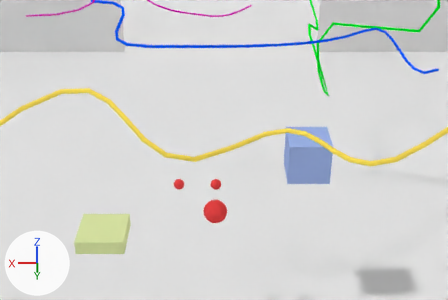
The Blender file vl.vlabs.com.ua/models/vlab.base/vlab.base.blend, before and after one commit.
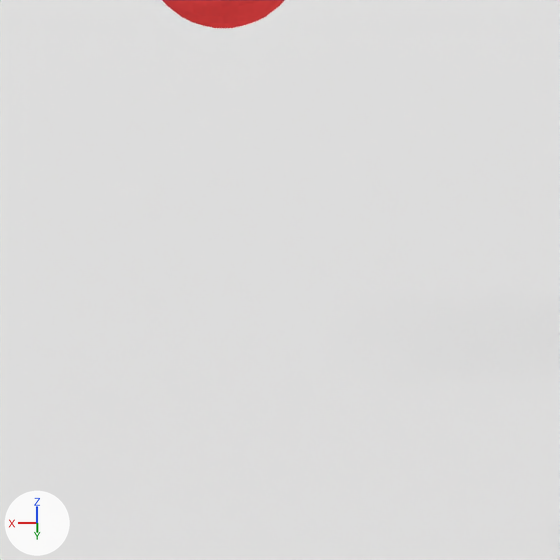
Each version is shown from a camera (50 mm lens) standing at (-0.037, 2.164, 2.335) and looking at (-0.037, 0.133, 1.176), then close up on the part from 41% to 59% of the width and 73% to 100% of the height. Arrows for +X, +Y and +Z are at lower left; the lights stay in place.
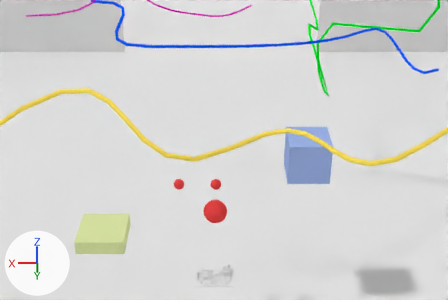
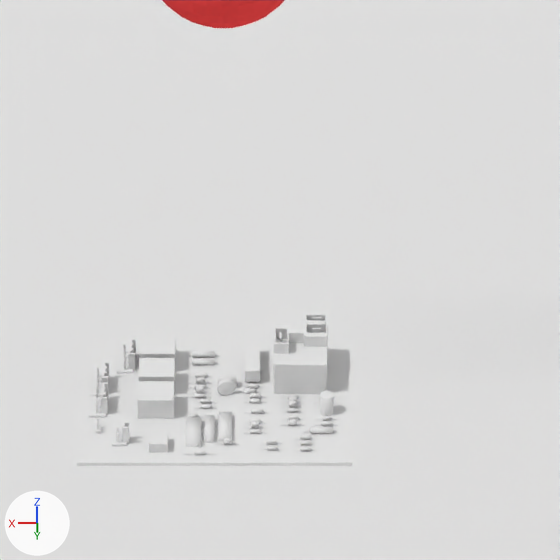
Boxes (x1, y1, x2, y2) around the edits, measured in the close-ups (560 x 560 px):
'controlBoard', added
    after: (77, 314, 352, 466)

Edits to the bpy script that builds the scene:
```text
Add mat_controlboardmaterial:
    mat_controlboardmaterial = diffuse_material('controlBoardMaterial')
    mat_controlboardmaterial.base_color = (0.8, 0.8, 0.8)  # white #e7e7e7
Add me_controlboardgeometry:
    me_controlboardgeometry.from_pydata(...)  # 1629 vertices, 922 faces, 3 loose edges; spans x -0.0737..0.0737, y -0.0458..0.0458, z 0.0..0.03
    me_controlboardgeometry.materials.append(mat_controlboardmaterial)  # its picture is missing
Add ob_controlboard:
    ob_controlboard = bpy.data.objects.new('controlBoard', me_controlboardgeometry)
    ob_controlboard.location = (0.0, 0.3658, 0.7525)
    ob_controlboard.rotation_euler = (0.0, 0.0, 3.142)  # degrees (0, 0, 180)
```
